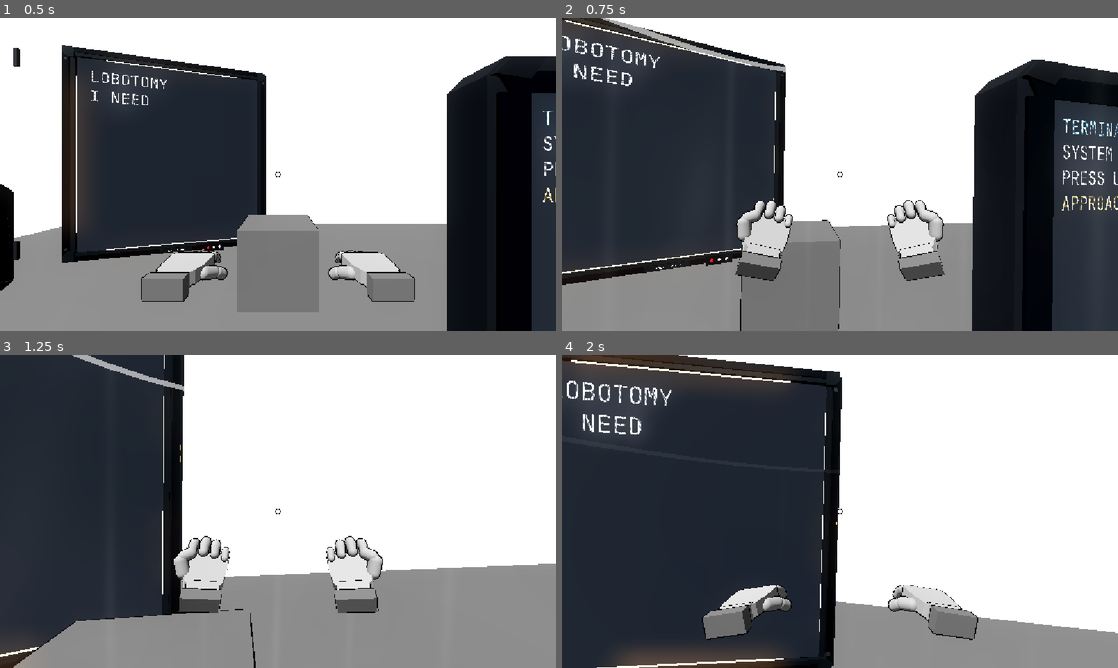
Above: before the commit, frames 1-4 (two rows, left to right).
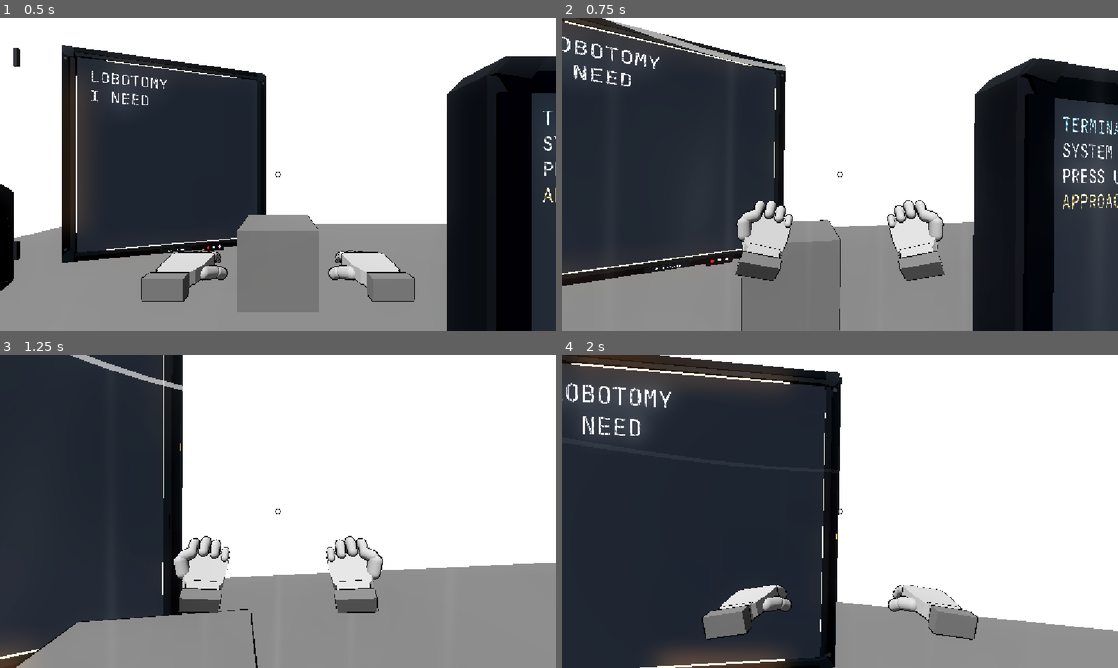
Above: after the commit, the same moments.

Repository: greedisfaust/fowl-play-project
Game: Godot game, scene res://arena/test_arena.tscn
The game is run twice, just before and just after one commit, with the same random seed, the same clock (stepped at 60 frames per second) and the same inputs.
Inputs (mouse positions are in pixels of both pictures, inside the frame that each line leads up to):
- Up to frame 1 (0.5 s): no input
- Up to frame 2 (0.75 s): tap Enter at 0.5 s; move the mouse to (867, 174) at 0.52 s; hold W (move_forward) from 0.53 s (still down); hold F (parry) from 0.53 s (still down); click (867, 174) at 0.67 s
- Up to frame 3 (1.25 s): keep holding W (move_forward); keep holding F (parry); tap Space (jump) at 0.77, 0.8, 1.07 s
- Up to frame 4 (2 s): keep holding W (move_forward); move the mouse to (812, 511) at 1.27 s; release F (parry) at 1.28 s; tap Space (jump) at 1.35, 1.52, 1.82 s; tap F (parry) at 1.55 s

Frame 1 is identical in both runs. In frame 2, 2.3% of the frame differs, in the area x 0-100%, y 0-100%; in frame 3, 0.7%; in frame 4, 2.7%.

Commit message:
fix: soften first-person locomotion camera motion

Diff:
--- a/fowl-play/player/camera_presentation.gd
+++ b/fowl-play/player/camera_presentation.gd
@@ -6,6 +6,7 @@
 const BLEND_RESPONSE: float = 8.0
 const IMPACT_DECAY: float = 8.5
 const LANDING_DECAY: float = 11.0
+const LOCOMOTION_MOTION_SCALE: float = 0.75
 
 var intensity: float = 1.0
 var _phase: float = 0.0
@@ -63,12 +64,12 @@
 	var run_blend: float = clampf((horizontal_speed - WALK_SPEED_MPS) / maxf(RUN_SPEED_MPS - WALK_SPEED_MPS, 0.01), 0.0, 1.0)
 	# Make ordinary walking readable in first person while keeping sprint stronger.
 	# The ViewmodelHands are children of Camera3D, so they naturally follow this motion.
-	var bob_amplitude: float = lerpf(0.028, 0.055, run_blend) * _weight
+	var bob_amplitude: float = lerpf(0.028, 0.055, run_blend) * _weight * LOCOMOTION_MOTION_SCALE
 	var bob_y: float = sin(_phase) * bob_amplitude
 	var bob_x: float = sin(_phase * 0.5) * bob_amplitude * 0.4
-	var sway_roll: float = -clampf(local_velocity.x / RUN_SPEED_MPS, -1.0, 1.0) * 0.06 * _weight
-	var gait_pitch: float = sin(_phase * 2.0) * 0.012 * _weight
-	var gait_roll: float = sin(_phase * 0.5) * 0.028 * _weight
+	var sway_roll: float = -clampf(local_velocity.x / RUN_SPEED_MPS, -1.0, 1.0) * 0.06 * _weight * LOCOMOTION_MOTION_SCALE
+	var gait_pitch: float = sin(_phase * 2.0) * 0.012 * _weight * LOCOMOTION_MOTION_SCALE
+	var gait_roll: float = sin(_phase * 0.5) * 0.028 * _weight * LOCOMOTION_MOTION_SCALE
 	var air_pitch: float = clampf(-vertical_velocity * 0.0035, -0.035, 0.035) if enabled and not grounded else 0.0
 	var landing_pitch: float = -_landing_impulse * 0.055
 	var offset: Vector3 = (Vector3(bob_x, bob_y, 0.0) + _impact_offset) * intensity
--- a/fowl-play/tests/m10_camera_presentation_test.gd
+++ b/fowl-play/tests/m10_camera_presentation_test.gd
@@ -9,6 +9,7 @@
 
 func _run() -> void:
 	_check_idle_and_locomotion_blend()
+	_check_locomotion_intensity_tuning()
 	_check_authored_camera_transform_is_preserved()
 	_check_air_and_landing_response()
 	_check_directional_impact_and_decay()
@@ -44,6 +45,10 @@
 	var disabled: Dictionary = controller.call("advance", 0.2, Vector3.ZERO, 0.0, true, false)
 	if Vector3(disabled.offset).length() > peak_offset + 0.1:
 		_fail("Disabled presentation should remain bounded")
+
+func _check_locomotion_intensity_tuning() -> void:
+	if not is_equal_approx(CAMERA_PRESENTATION.LOCOMOTION_MOTION_SCALE, 0.75):
+		_fail("Locomotion camera bob and sway should use the 75% intensity tuning")
 
 func _check_authored_camera_transform_is_preserved() -> void:
 	var authored: Transform3D = Transform3D(Basis.IDENTITY, Vector3(0.0, -0.2, -1.2))
Not shown, changed: docs/sessions/_ACTIVE.md
Not shown, changed: docs/sessions/features-combat-and-procedural-movement.md
